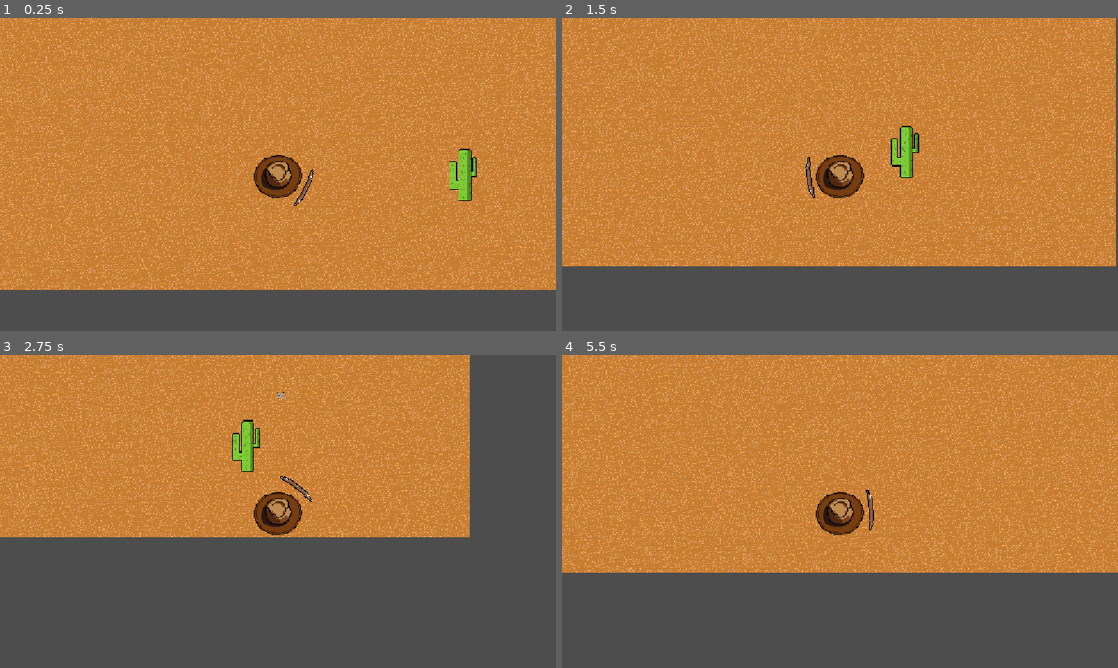
Above: before the commit, frames 1-4 (two rows, left to right).
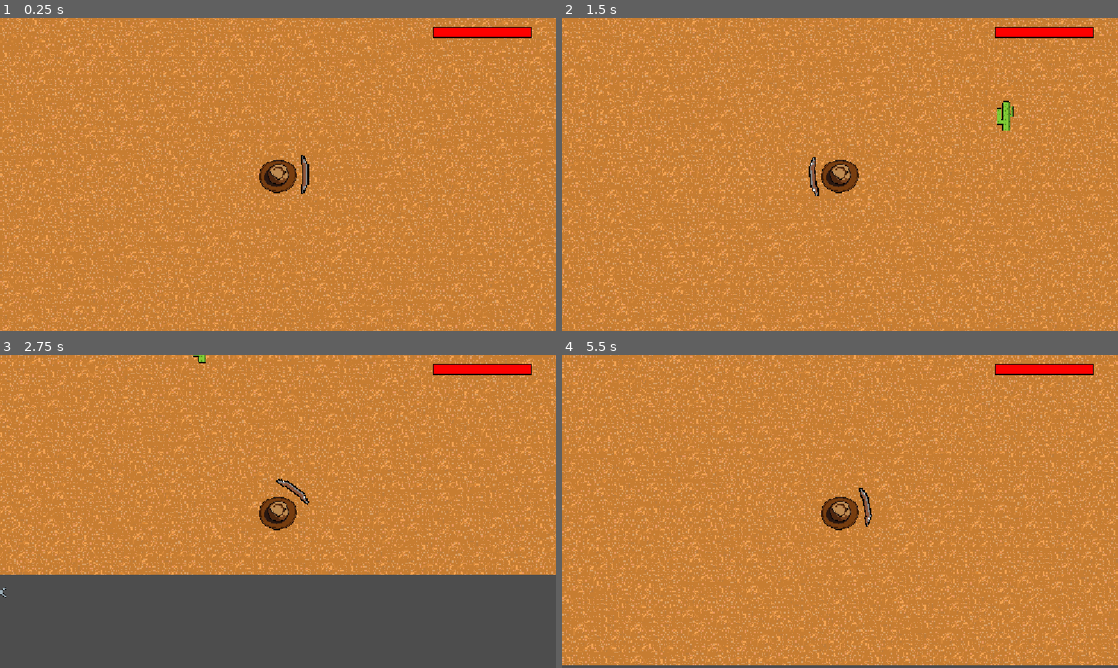
Above: after the commit, the same moments.

Repository: TarMan31/automatic-winner
Game: Godot game, scene res://main.tscn
Same seed, same stepped clock (60 frames per second), same inputs: the game is played once before the commit and once after it.
Inputs (mouse positions are in pixels of both pictures, inside the frame that each line leads up to):
- Up to frame 1 (0.25 s): no input
- Up to frame 2 (1.5 s): move the mouse to (962, 158) at 0.52 s; hold Right (ui_right) 0.53-1.28 s; move the mouse to (728, 190) at 1.27 s; hold Down (ui_down) from 1.28 s (still down)
- Up to frame 3 (2.75 s): move the mouse to (333, 442) at 2.02 s; release Down (ui_down) at 2.03 s; hold Right (ui_right) from 2.03 s (still down)
- Up to frame 4 (5.5 s): move the mouse to (812, 574) at 2.77 s; release Right (ui_right) at 2.78 s; hold Up (ui_up) 2.78-3.53 s; move the mouse to (1006, 558) at 3.52 s; hold Left (ui_left) 3.53-5.03 s; move the mouse to (673, 464) at 4.27 s; move the mouse to (867, 511) at 5.02 s; hold Down (ui_down) from 5.03 s (still down)

The runs differ from the first frame. In frame 1, 40% of the frame differs, in the area x 0-100%, y 0-100%; in frame 2, 46%; in frame 3, 37%; in frame 4, 51%.

Commit message:
deathscreen_sound

Diff:
--- a/bounce-back/bullet.gd
+++ b/bounce-back/bullet.gd
@@ -15,3 +15,11 @@
 
 func bounce_back(new_direction: Vector2) -> void:
 	direction = new_direction.normalized()
+
+func _ready() -> void:
+	body_entered.connect(_on_body_entered)
+
+func _on_body_entered(body: Node2D) -> void:
+	if body.is_in_group("player"):
+		body.take_damage(50)
+		queue_free()
--- a/bounce-back/bullet.tscn
+++ b/bounce-back/bullet.tscn
@@ -4,11 +4,14 @@
 [ext_resource type="Script" uid="uid://b1te1e6woaab7" path="res://bullet.gd" id="1_v8qja"]
 
 [sub_resource type="CircleShape2D" id="CircleShape2D_dfegk"]
+radius = 5.3851647
 
 [node name="Bullet" type="Area2D" unique_id=558523283]
 script = ExtResource("1_v8qja")
 
 [node name="Sprite2D" type="Sprite2D" parent="." unique_id=1777817027]
+position = Vector2(-2.3841858e-07, 0)
+scale = Vector2(0.5833334, 0.5729167)
 texture = ExtResource("1_v7oki")
 
 [node name="CollisionShape2D" type="CollisionShape2D" parent="." unique_id=2017813168]
--- /dev/null
+++ b/bounce-back/deathscreen.gd
@@ -0,0 +1,13 @@
+extends CanvasLayer
+
+func _ready() -> void:
+	$Button.pressed.connect(_on_button_pressed)
+
+func show_death() -> void:
+	show()
+	$faah.play()
+	get_tree().paused = true
+
+func _on_button_pressed() -> void:
+	get_tree().paused = false
+	get_tree().reload_current_scene()
--- /dev/null
+++ b/bounce-back/deathscreen.tscn
@@ -0,0 +1,42 @@
+[gd_scene format=3 uid="uid://8onr0rlwqig6"]
+
+[ext_resource type="Script" uid="uid://b2uw2axbw8dth" path="res://deathscreen.gd" id="1_5mq0c"]
+[ext_resource type="Texture2D" uid="uid://dlquijgdyxq3e" path="res://deathscreen.png" id="1_ftl74"]
+[ext_resource type="AudioStream" uid="uid://co7ai24pcqnfp" path="res://35f4997a-677c-4e79-a2b8-f33b688d5233.mp3" id="3_0ajwu"]
+
+[sub_resource type="StyleBoxEmpty" id="StyleBoxEmpty_oth28"]
+
+[sub_resource type="StyleBoxEmpty" id="StyleBoxEmpty_fso35"]
+
+[sub_resource type="StyleBoxEmpty" id="StyleBoxEmpty_ksr2h"]
+
+[sub_resource type="StyleBoxEmpty" id="StyleBoxEmpty_a1cy1"]
+
+[node name="deathscreen" type="CanvasLayer" unique_id=1034895485]
+process_mode = 3
+layer = 10
+visible = false
+script = ExtResource("1_5mq0c")
+
+[node name="TextureRect" type="TextureRect" parent="." unique_id=460332630]
+anchors_preset = 15
+anchor_right = 1.0
+anchor_bottom = 1.0
+grow_horizontal = 2
+grow_vertical = 2
+texture = ExtResource("1_ftl74")
+expand_mode = 1
+stretch_mode = 6
+
+[node name="Button" type="Button" parent="." unique_id=2023323410]
+offset_left = 270.0
+offset_top = 361.0
+offset_right = 892.0
+offset_bottom = 482.0
+theme_override_styles/normal = SubResource("StyleBoxEmpty_oth28")
+theme_override_styles/pressed = SubResource("StyleBoxEmpty_fso35")
+theme_override_styles/hover = SubResource("StyleBoxEmpty_ksr2h")
+theme_override_styles/focus = SubResource("StyleBoxEmpty_a1cy1")
+
+[node name="faah" type="AudioStreamPlayer2D" parent="." unique_id=1572960822]
+stream = ExtResource("3_0ajwu")
--- a/bounce-back/kkts.gd
+++ b/bounce-back/kkts.gd
@@ -13,6 +13,7 @@
 		for i in get_slide_collision_count():
 			var narazeni = get_slide_collision(i).get_collider()
 			if narazeni.is_in_group("player"):
+				narazeni.take_damage(100)
 				queue_free()
 				return
 
@@ -22,7 +23,6 @@
 
 	if player == null or bullet_scene == null:
 		return
-
 	var bullet = bullet_scene.instantiate() as Area2D
 	get_tree().current_scene.add_child(bullet)
 	bullet.global_position = global_position
--- a/bounce-back/kkts.tscn
+++ b/bounce-back/kkts.tscn
@@ -5,19 +5,19 @@
 [ext_resource type="Texture2D" uid="uid://mf762yccrnup" path="res://cactusmuj.png" id="2_r0upf"]
 
 [sub_resource type="RectangleShape2D" id="RectangleShape2D_eg5d3"]
-size = Vector2(54, 104.000015)
+size = Vector2(13.625, 24.000004)
 
 [node name="kkts" type="CharacterBody2D" unique_id=1608607457]
 script = ExtResource("1_6fh86")
 bullet_scene = ExtResource("2_eu881")
 
 [node name="Sprite2D" type="Sprite2D" parent="." unique_id=1679437144]
-position = Vector2(0, 9.536743e-07)
-scale = Vector2(1.6875, 2.2916667)
+position = Vector2(2.3841858e-07, 0)
+scale = Vector2(0.41015625, 0.5286458)
 texture = ExtResource("2_r0upf")
 
 [node name="CollisionShape2D" type="CollisionShape2D" parent="." unique_id=272271106]
-position = Vector2(-3, 0.99999976)
+position = Vector2(-0.8125, -2.9802322e-08)
 scale = Vector2(1, 0.99999994)
 shape = SubResource("RectangleShape2D_eg5d3")
 
--- a/bounce-back/player.gd
+++ b/bounce-back/player.gd
@@ -1,7 +1,12 @@
 extends CharacterBody2D
 
 @export var speed : int = 250
+@export var max_zivoty: int = 100
+@onready var mrtvej = $deathscreen
 
+var health: int = max_zivoty
+
+@onready var zivotyted: ProgressBar = $CanvasLayer/Zivoty
 func _physics_process(_delta: float) -> void:
 	get_input()
 	move_and_slide()
@@ -20,3 +25,12 @@
 
 func _ready() -> void:
 	add_to_group("player")
+	zivotyted.max_value = max_zivoty
+	zivotyted.value = health
+
+func take_damage(amount: int) -> void:
+	health -= amount
+	zivotyted.value = health
+	print("Zdraví: ", health)
+	if health <= 0:
+		mrtvej.show_death()
--- a/bounce-back/player.tscn
+++ b/bounce-back/player.tscn
@@ -4,24 +4,27 @@
 [ext_resource type="Texture2D" uid="uid://3ks3gh15thqk" path="res://hat-player.png" id="2_i3pqv"]
 [ext_resource type="Script" uid="uid://bhitgq4dggc2n" path="res://shield_pivot.gd" id="3_i3pqv"]
 [ext_resource type="Texture2D" uid="uid://cwv2xu1gh0wxp" path="res://stit.png" id="4_hqtel"]
+[ext_resource type="PackedScene" uid="uid://b4imkypyckrsv" path="res://zivoty.tscn" id="5_sweqy"]
+[ext_resource type="PackedScene" uid="uid://8onr0rlwqig6" path="res://deathscreen.tscn" id="6_2hs0m"]
 
 [sub_resource type="CircleShape2D" id="CircleShape2D_dfegk"]
-radius = 46.010868
+radius = 15.0
 
 [sub_resource type="RectangleShape2D" id="RectangleShape2D_dfegk"]
-size = Vector2(14, 99)
+size = Vector2(11, 38)
 
 [node name="Player" type="CharacterBody2D" unique_id=619150300 groups=["player"]]
 script = ExtResource("1_onrkg")
 
 [node name="Sprite2D" type="Sprite2D" parent="." unique_id=235819095]
-scale = Vector2(0.3, 0.3)
+scale = Vector2(0.0964497, 0.091260165)
 texture = ExtResource("2_i3pqv")
 
 [node name="CollisionShape2D" type="CollisionShape2D" parent="." unique_id=117251923]
 shape = SubResource("CircleShape2D_dfegk")
 
 [node name="Camera2D" type="Camera2D" parent="." unique_id=684779385]
+zoom = Vector2(2.5, 2.5)
 
 [node name="ShieldPivot" type="Node2D" parent="." unique_id=2039895686]
 script = ExtResource("3_i3pqv")
@@ -30,13 +33,23 @@
 position = Vector2(60, 0)
 
 [node name="CollisionShape2D" type="CollisionShape2D" parent="ShieldPivot/Shield" unique_id=1702755622]
-position = Vector2(3, 0.5)
+position = Vector2(-38.5, -1)
 shape = SubResource("RectangleShape2D_dfegk")
 
 [node name="Sprite2D" type="Sprite2D" parent="ShieldPivot/Shield" unique_id=928766602]
-position = Vector2(1.5264926, 0.99948543)
+position = Vector2(-39, 0)
 rotation = 1.5704592
-scale = Vector2(2.1121264, 1.9747988)
+scale = Vector2(0.81726617, 1.0952322)
 texture = ExtResource("4_hqtel")
 
+[node name="CanvasLayer" type="CanvasLayer" parent="." unique_id=771766479]
+
+[node name="Zivoty" parent="CanvasLayer" unique_id=805787082 instance=ExtResource("5_sweqy")]
+offset_left = 900.0
+offset_top = 20.0
+offset_right = 1100.0
+offset_bottom = 40.0
+
+[node name="deathscreen" parent="." unique_id=1034895485 instance=ExtResource("6_2hs0m")]
+
 [connection signal="area_entered" from="ShieldPivot/Shield" to="." method="_on_shield_area_entered"]
--- /dev/null
+++ b/bounce-back/zivoty.tscn
@@ -0,0 +1,37 @@
+[gd_scene format=3 uid="uid://b4imkypyckrsv"]
+
+[sub_resource type="StyleBoxFlat" id="StyleBoxFlat_3flt4"]
+bg_color = Color(0.54, 0.54, 0.54, 1)
+border_color = Color(0, 0, 0, 1)
+
+[sub_resource type="StyleBoxFlat" id="StyleBoxFlat_eg5d3"]
+content_margin_left = 4.0
+content_margin_top = 4.0
+content_margin_right = 4.0
+content_margin_bottom = 4.0
+bg_color = Color(0.99607843, 0, 0, 1)
+border_color = Color(0, 0, 0, 1)
+corner_detail = 1
+
+[sub_resource type="StyleBoxFlat" id="StyleBoxFlat_a1cy1"]
+bg_color = Color(0, 0, 0, 1)
+
+[node name="Node2D" type="ProgressBar" unique_id=805787082]
+custom_minimum_size = Vector2(200, 20)
+offset_left = 934.0
+offset_top = 32.0
+offset_right = 1134.0
+offset_bottom = 52.0
+theme_override_styles/background = SubResource("StyleBoxFlat_3flt4")
+theme_override_styles/fill = SubResource("StyleBoxFlat_eg5d3")
+value = 50.0
+show_percentage = false
+
+[node name="Panel" type="Panel" parent="." unique_id=1953998979]
+z_index = -1
+layout_mode = 0
+offset_left = -2.0
+offset_top = -2.0
+offset_right = 202.0
+offset_bottom = 22.0
+theme_override_styles/panel = SubResource("StyleBoxFlat_a1cy1")
Not shown, added: bounce-back/35f4997a-677c-4e79-a2b8-f33b688d5233.mp3.import
Not shown, added: bounce-back/deathscreen.gd.uid
Binary file added: bounce-back/deathscreen.png
Not shown, added: bounce-back/deathscreen.png.import
Not shown, added: bounce-back/35f4997a-677c-4e79-a2b8-f33b688d5233.mp3
